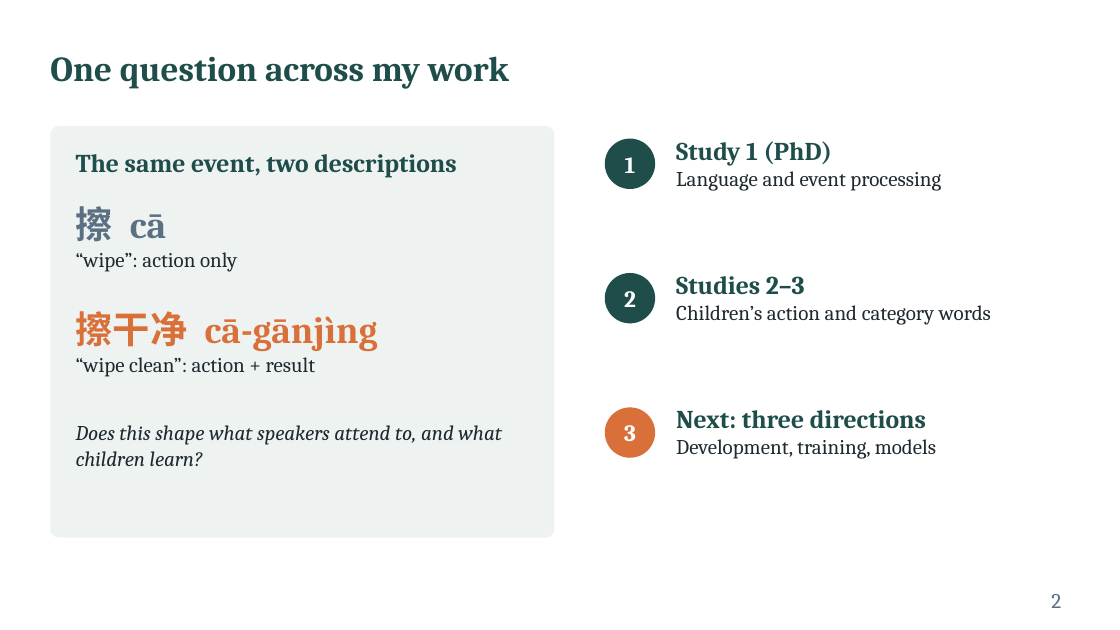
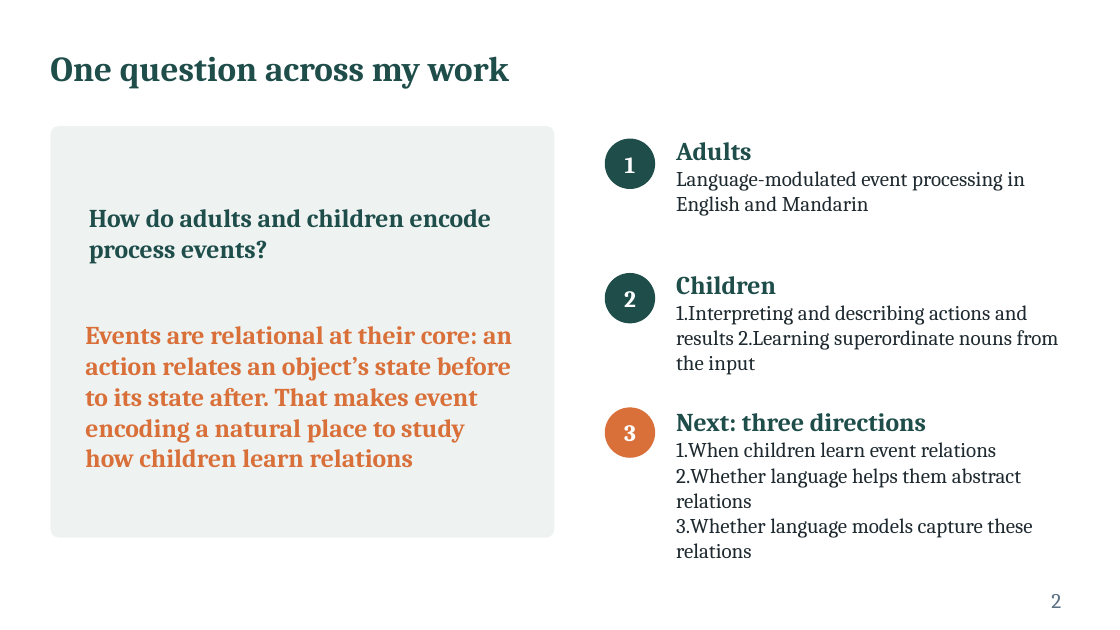
Before and after one commit to xtaoliu/claude, a slide deck: slide 2 of Liu_postdoc_interview_talk.pptx. Drawn at 1120x630 pixels with LibreOffice and Linux fonts; fonts in the diff are those of the drawing. Boxes give left, top, right and bottom in pixels: in the first picture for what was removed or moved away, otherwise in the second. Text is boxed around its words. In the diff, an @@ line names an element or a change of style, - is before the commit and + after.

```diff
--- a/Liu_postdoc_interview_talk.pptx
+++ b/Liu_postdoc_interview_talk.pptx
@@ text at box(676, 142, 1025, 216): text changed @@
-Study 1 (PhD)
-Language and event processing
+Adults
+Language-modulated event processing in English and Mandarin
@@ text removed at box(76, 206, 237, 272) @@
-擦 cā
-“wipe”: action only
@@ text at box(89, 209, 491, 264): text changed @@
-The same event, two descriptions
+How do adults and children encode process events?
@@ text at box(676, 276, 1059, 375): text changed @@
-Studies 2–3
-Children’s action and category words
+Children
+1.Interpreting and describing actions and results 2.Learning superordinate nouns from the input
@@ text removed at box(76, 311, 378, 377) @@
-擦干净 cā-gānjìng
-“wipe clean”: action + result
@@ text added at box(85, 326, 512, 467), 22 pt, text #D9703A, bold @@
+Events are relational at their core: an action relates an object’s state before to its state after. That makes event encoding a natural place to study how children learn relations
@@ text removed at box(76, 425, 501, 466) @@
-Does this shape what speakers attend to, and what children learn?
@@ text at box(676, 442, 1032, 558): text changed @@
-Development, training, models
+1.When children learn event relations
+2.Whether language helps them abstract relations
+3.Whether language models capture these relations
```
Also in this commit, not shown: 4 other slides changed, 1 slide added, 4 slides removed, 1 other file.
